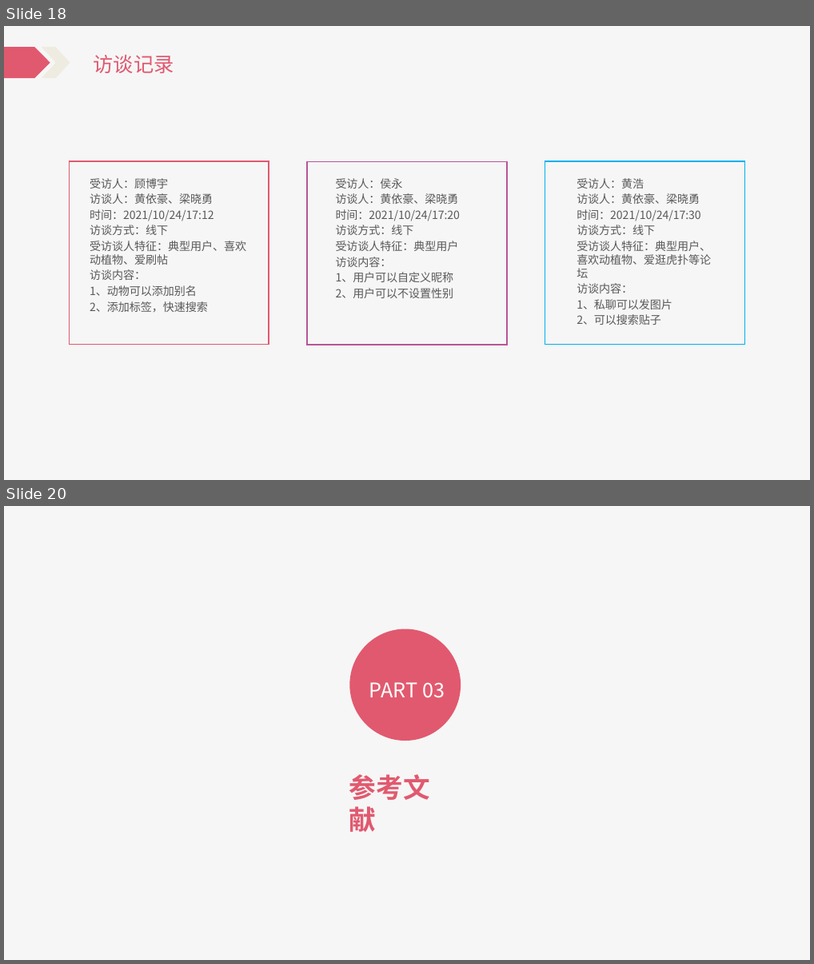
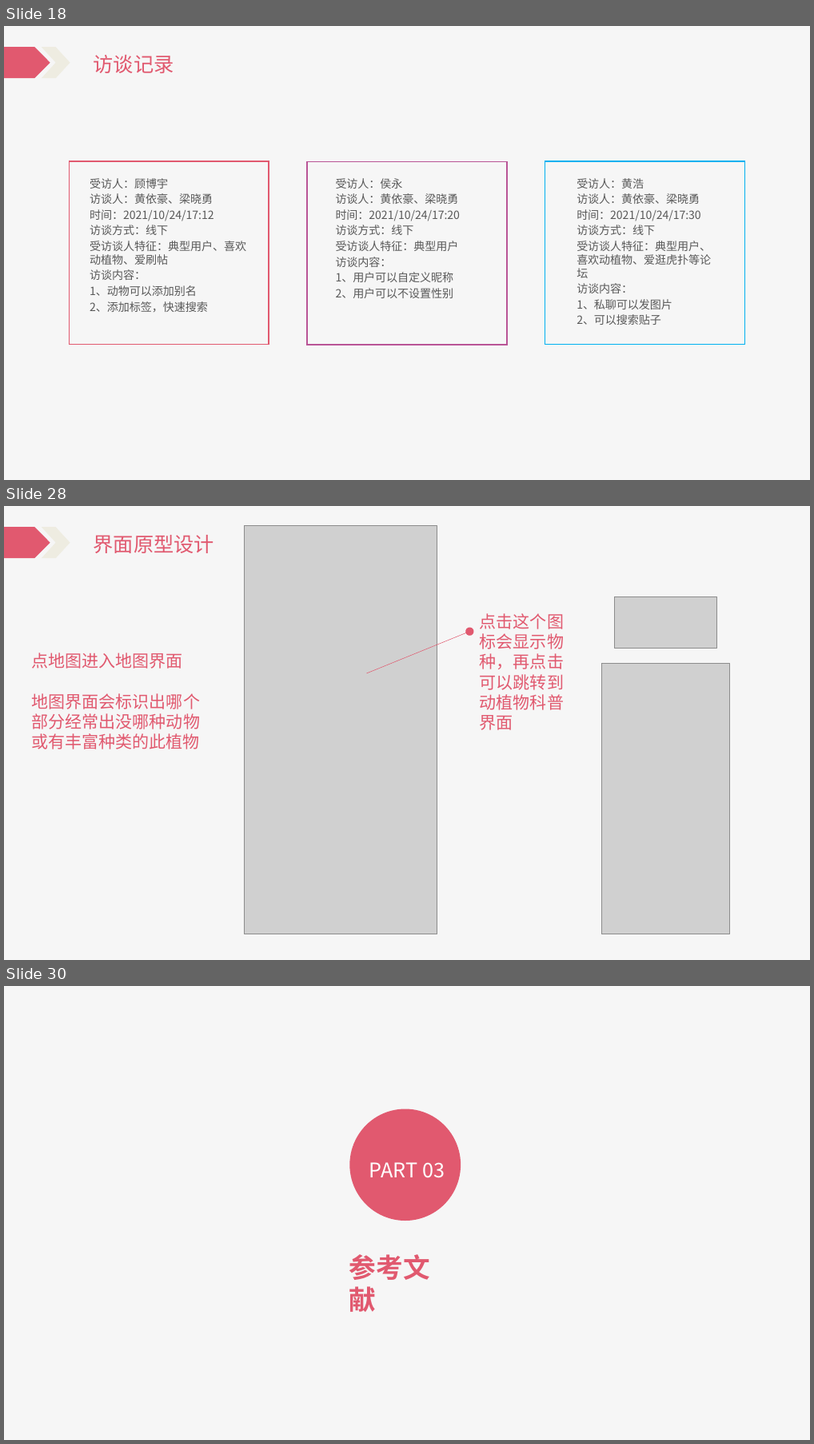
Before and after one commit to Katashixz/ZUCCbiosphere, a slide deck: 软件需求规格说明/SE2021-G005-软件需求说明.pptx. Shown one above the other, each under a label of ours: slides 18 and 20 before the commit, slides 18, 28 and 30 after it; the slides between them are not shown. The pictures are 814x964 and 814x1444 pixels, drawn with LibreOffice and Linux fonts; fonts in the diff are those of the drawing; grey boxes stand for pictures. Boxes give left, top, right and bottom in pixels: in the first picture for what was removed or moved away, otherwise in the second. Text is boxed around its words. In the diff, an @@ line names an element or a change of style, - is before the commit and + after.

```diff
--- a/软件需求规格说明/SE2021-G005-软件需求说明.pptx
+++ b/软件需求规格说明/SE2021-G005-软件需求说明.pptx
@@ slide 28 added at box(4, 506, 810, 960), background #FFFFFF; not listed: 3 template elements that a slide beside it also shows @@
@@ rectangle added at box(82, 524, 178, 556), fill #F6F6F6 @@
@@ picture added at box(244, 525, 437, 934) @@
@@ text added at box(91, 535, 172, 553), 24 pt, text #E1596F @@
+项目介绍
@@ text added at box(94, 535, 214, 553), 24 pt, text #E1596F @@
+界面原型设计
@@ picture added at box(614, 596, 718, 648) @@
@@ text added at box(480, 613, 564, 730), 20 pt, text #E1596F @@
+点击这个图标会显示物种，再点击可以跳转到动植物科普界面
@@ arrow added from (367, 673) to (470, 632), #E1596F 0.5 pt @@
@@ text added at box(32, 652, 200, 749), 20 pt, text #E1596F @@
+点地图进入地图界面
+地图界面会标识出哪个部分经常出没哪种动物或有丰富种类的此植物
@@ picture added at box(602, 664, 730, 934) @@
@@ what was slide 20 is now slide 30 @@
```
Also in this commit, not shown: 1 slide changed, 10 other slides added, 1 slide removed, 4 other files.
